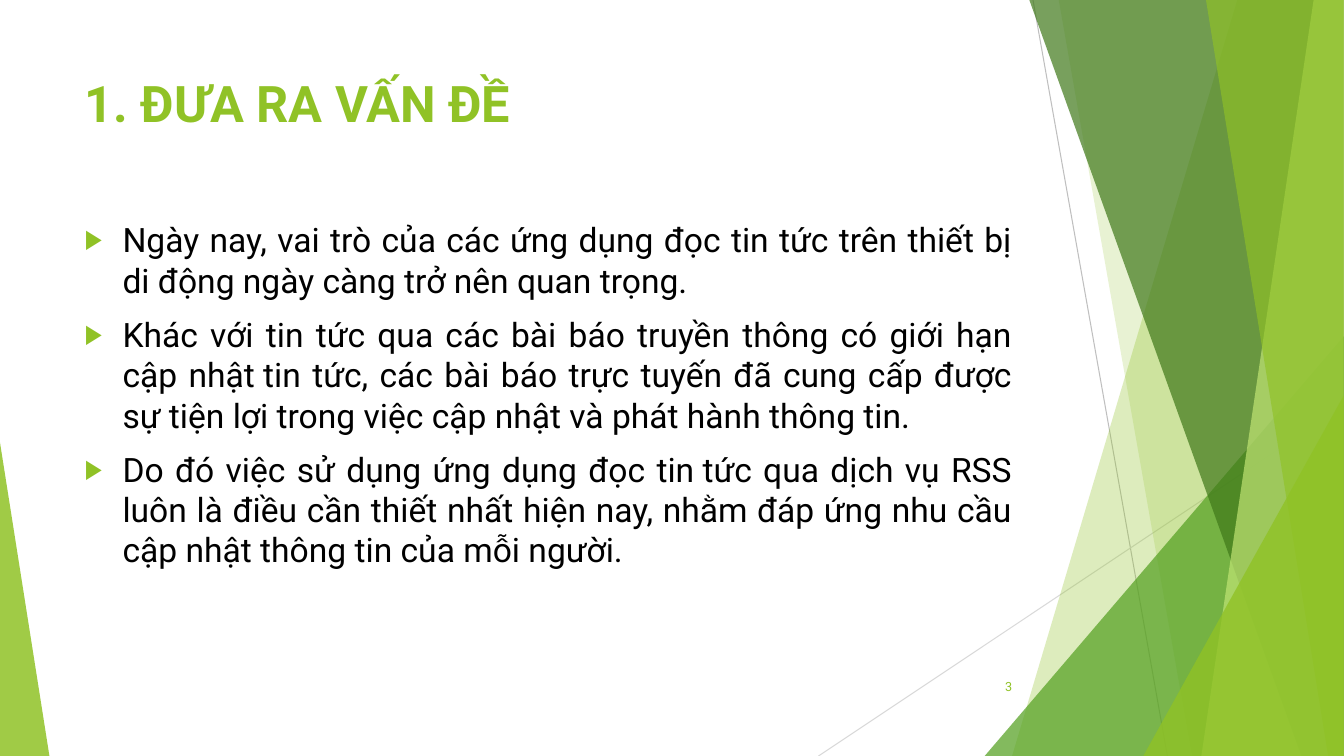
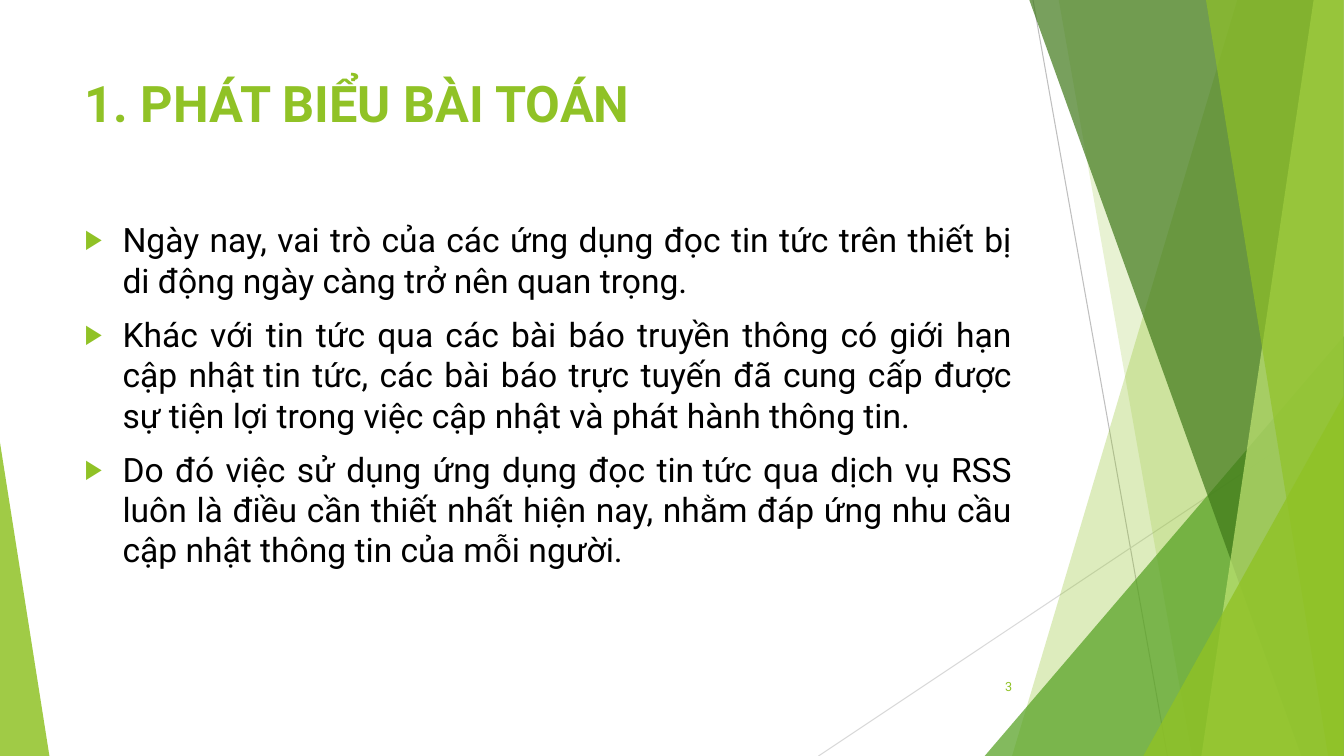
Before and after one commit to jangkyavn/BuiHoangAnh_1412101114, a slide deck: slide 3 of pp_BuiHoangAnh_1412101114.pptx. Drawn at 1344x756 pixels with LibreOffice and Linux fonts; fonts in the diff are those of the drawing. Boxes give left, top, right and bottom in pixels: in the first picture for what was removed or moved away, otherwise in the second. Text is boxed around its words. In the diff, an @@ line names an element or a change of style, - is before the commit and + after.

```diff
--- a/pp_BuiHoangAnh_1412101114.pptx
+++ b/pp_BuiHoangAnh_1412101114.pptx
@@ title at [85,76,629,123]: text changed @@
-1. ĐƯA RA VẤN ĐỀ
+1. PHÁT BIỂU BÀI TOÁN
```
Also in this commit, not shown: 6 other slides changed, 2 slides added, 1 slide removed, 19 other files.
